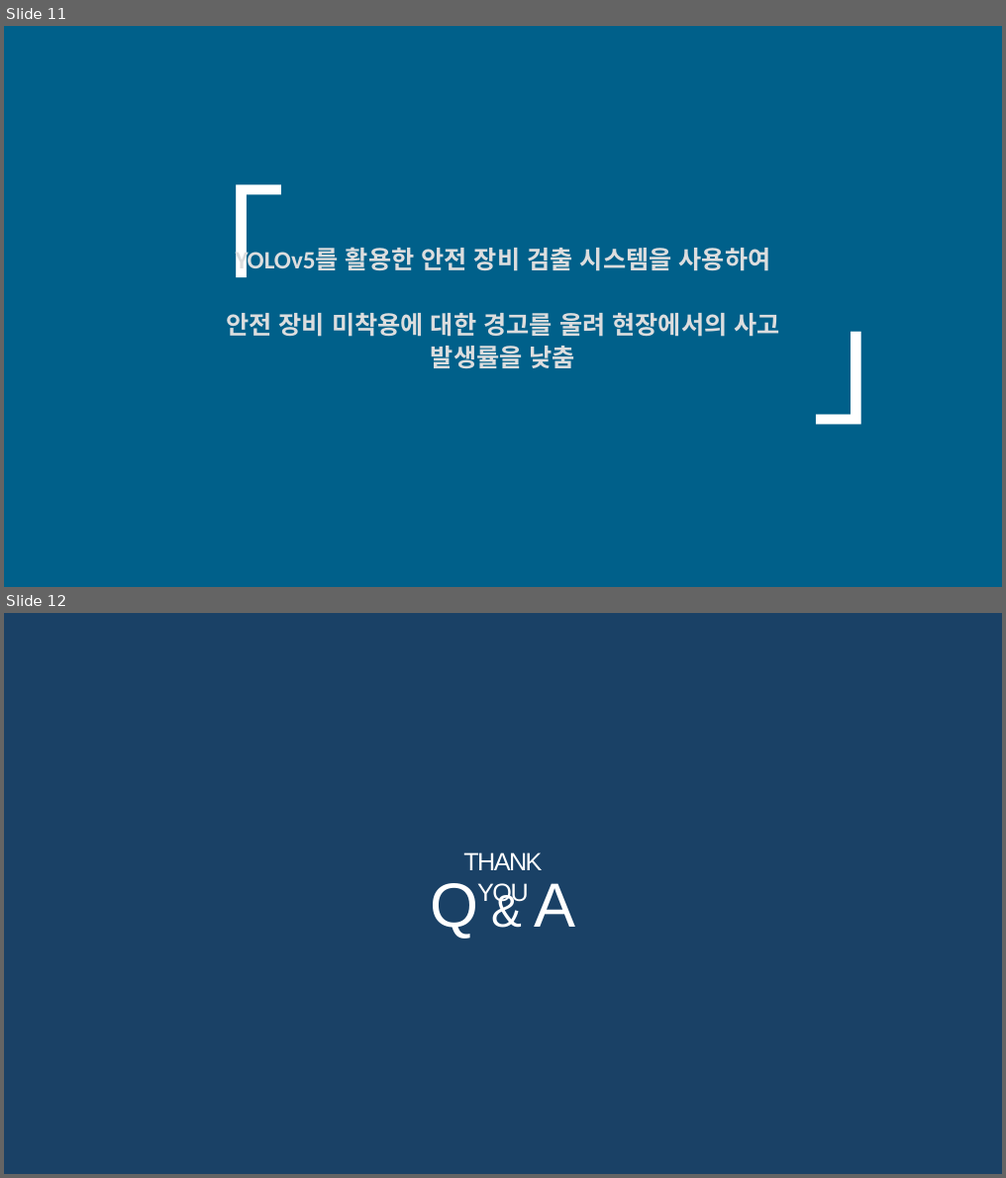
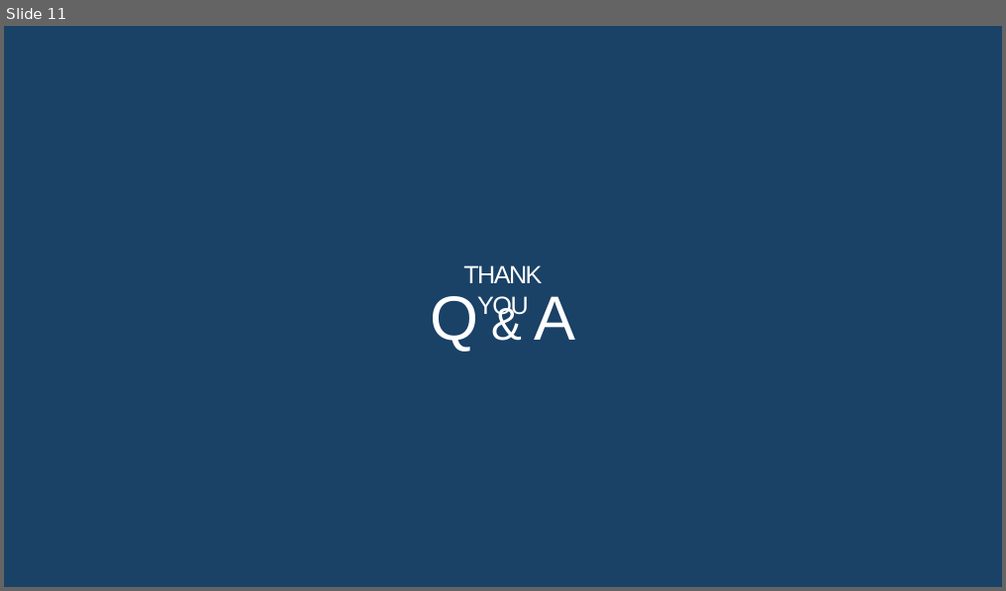
Before and after one commit to JaeHyung-Jung/UNDERDOG, a slide deck: 12주차/발표자료-1.pptx. Shown one above the other, each under a label of ours: slides 11 and 12 before the commit, slide 11 after it. The pictures are 1006x1178 and 1006x591 pixels, drawn with LibreOffice and Linux fonts; fonts in the diff are those of the drawing; background and template pictures are left out; a plain dark background stands for a picture behind light text. Boxes give left, top, right and bottom in pixels: in the first picture for what was removed or moved away, otherwise in the second. Text is boxed around its words. In the diff, an @@ line names an element or a change of style, - is before the commit and + after.

```diff
--- a/12주차/발표자료-1.pptx
+++ b/12주차/발표자료-1.pptx
@@ slide 11 removed at [4, 26, 1002, 587], background #00608A @@
@@ text removed at [143, 184, 286, 336] @@
-「
@@ text removed at [226, 247, 779, 370] @@
-YOLOv5를 활용한 안전 장비 검출 시스템을 사용하여
-안전 장비 미착용에 대한 경고를 울려 현장에서의 사고 발생률을 낮춤
@@ text removed at [812, 331, 955, 425] @@
-」
@@ what was slide 12 is now slide 11 @@
```
Also in this commit, not shown: 9 slides changed, 1 slide added, 14 other slides removed.
